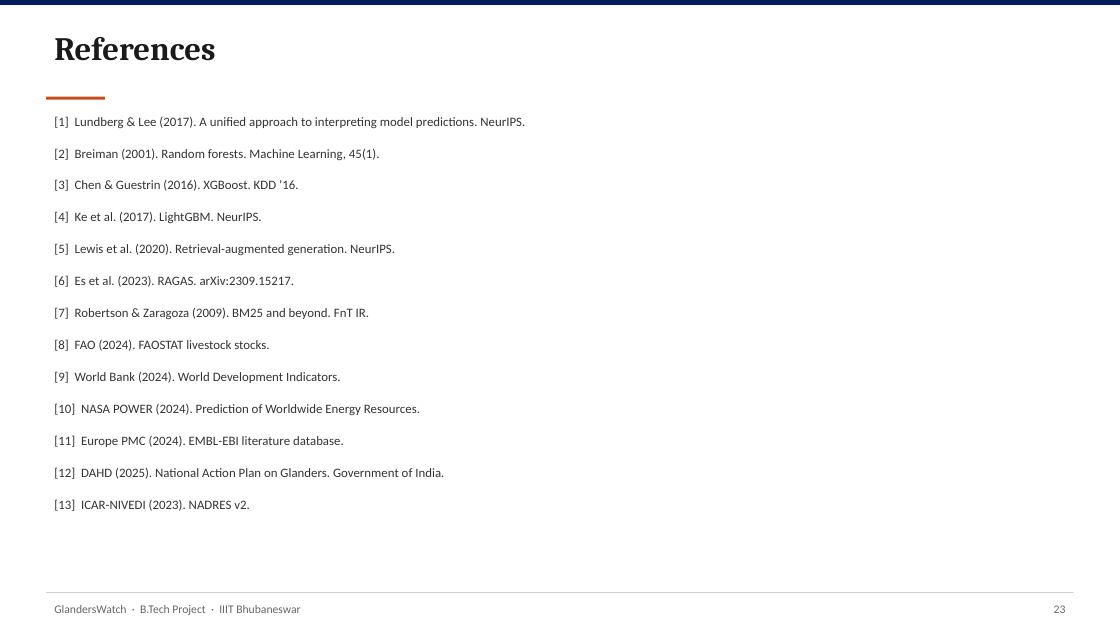
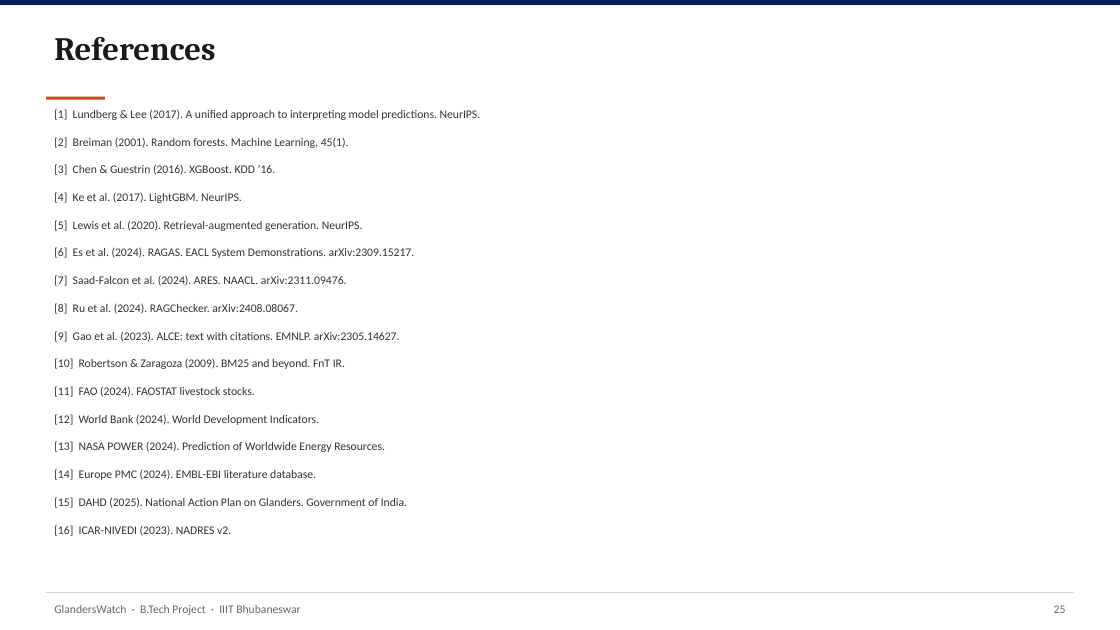
Before and after one commit to YuvrajSingh-mist/glandersWatch, a slide deck: slide 26 of slides/GlandersWatch_Deck.pptx (slide 24 before the commit). Drawn at 1120x630 pixels with LibreOffice and Linux fonts; fonts in the diff are those of the drawing. Boxes give left, top, right and bottom in pixels: in the first picture for what was removed or moved away, otherwise in the second. Text is boxed around its words. In the diff, an @@ line names an element or a change of style, - is before the commit and + after.

Commit message:
Align viva deck RAG slides with Final_v2 proposal content.
Add evidence-separation and PFPT/CAIS attribution-audit slides, refresh evaluation metrics and references, and retitle the RAG segment to the explanation layer.

```diff
--- a/slides/GlandersWatch_Deck.pptx
+++ b/slides/GlandersWatch_Deck.pptx
@@ text "[2] Breiman (2001). Random forests. ...": place and size @@
-text "[2] Breiman (2001). Random forests. ..." at (54, 148, 380, 160)
+text "[2] Breiman (2001). Random forests. ..." at (54, 137, 349, 148)
@@ text "[3] Chen & Guestrin (2016). ...": place and size @@
-text "[3] Chen & Guestrin (2016). ..." at (54, 179, 298, 191)
+text "[3] Chen & Guestrin (2016). ..." at (54, 164, 276, 175)
@@ text "[4] Ke et al. (2017). ...": place and size @@
-text "[4] Ke et al. (2017). ..." at (54, 211, 262, 223)
+text "[4] Ke et al. (2017). ..." at (54, 192, 242, 203)
@@ size 11 to 10 pt in 5 elements at (54, 109, 481, 120), (54, 137, 349, 148), (54, 164, 276, 175), (54, 192, 242, 203), (54, 220, 363, 231) @@
@@ text "[5] Lewis et al. (2020). ...": place and size @@
-text "[5] Lewis et al. (2020). ..." at (54, 243, 395, 255)
+text "[5] Lewis et al. (2020). ..." at (54, 220, 363, 231)
@@ text at (54, 247, 415, 258): text changed; size 11 to 10 pt @@
-[6] Es et al. (2023). RAGAS. arXiv:2309.15217.
+[6] Es et al. (2024). RAGAS. EACL System Demonstrations. arXiv:2309.15217.
@@ text added at (54, 275, 347, 286), 10 pt, text #333333 @@
+[7] Saad-Falcon et al. (2024). ARES. NAACL. arXiv:2311.09476.
@@ text added at (54, 303, 298, 314), 10 pt, text #333333 @@
+[8] Ru et al. (2024). RAGChecker. arXiv:2408.08067.
@@ text at (54, 358, 345, 369): text changed; size 11 to 10 pt @@
-[7] Robertson & Zaragoza (2009). BM25 and beyond. FnT IR.
+[10] Robertson & Zaragoza (2009). BM25 and beyond. FnT IR.
@@ text added at (54, 331, 400, 342), 10 pt, text #333333 @@
+[9] Gao et al. (2023). ALCE: text with citations. EMNLP. arXiv:2305.14627.
@@ text at (54, 386, 255, 397): text changed; size 11 to 10 pt @@
-[8] FAO (2024). FAOSTAT livestock stocks.
+[11] FAO (2024). FAOSTAT livestock stocks.
@@ text at (54, 414, 319, 425): text changed; size 11 to 10 pt @@
-[9] World Bank (2024). World Development Indicators.
+[12] World Bank (2024). World Development Indicators.
@@ text at (54, 441, 385, 452): text changed; size 11 to 10 pt @@
-[10] NASA POWER (2024). Prediction of Worldwide Energy Resources.
+[13] NASA POWER (2024). Prediction of Worldwide Energy Resources.
@@ text at (54, 469, 316, 480): text changed; size 11 to 10 pt @@
-[11] Europe PMC (2024). EMBL-EBI literature database.
+[14] Europe PMC (2024). EMBL-EBI literature database.
@@ text at (54, 497, 407, 508): text changed; size 11 to 10 pt @@
-[12] DAHD (2025). National Action Plan on Glanders. Government of India.
+[15] DAHD (2025). National Action Plan on Glanders. Government of India.
@@ text at (54, 525, 231, 536): text changed; size 11 to 10 pt @@
-[13] ICAR-NIVEDI (2023). NADRES v2.
+[16] ICAR-NIVEDI (2023). NADRES v2.
@@ text at (1054, 605, 1066, 613): text changed @@
-23
+25
```
Also in this commit, not shown: 11 other slides changed, 2 slides added, 1 other file.
